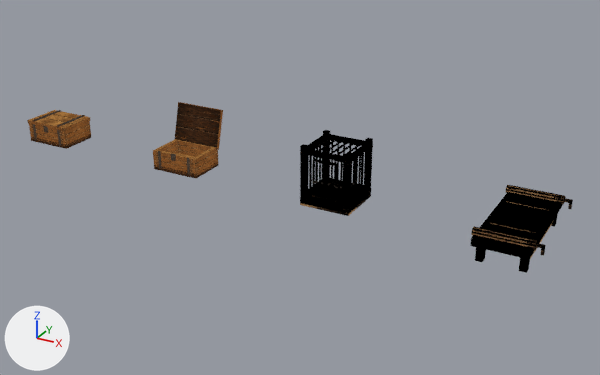
A saved change to the Blender file assets/packs/underkeep/models/underkeep.blend.
Rendered twice from a 50 mm lens placed at (9.56, -9.31, 4.73), pointed at (4.37, 0.12, 0.02). Every picture has the same lights, and +X, +Y and +Z are marked at lower left. The first picture is the older version.

In view in the first picture: 'Underkeep-cage', 'Underkeep-chest-closed', 'Underkeep-chest-open', 'Underkeep-rack'.
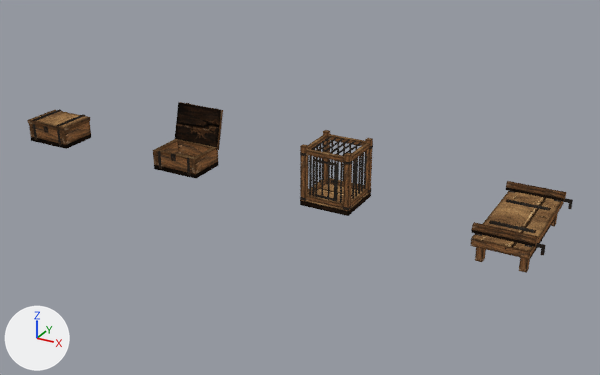
What differs and where, as boxes (x1, y1, x2, y2) in the pictures (600 x 375 px):
'Underkeep-rack', reshaped: before (470, 185, 573, 273); after (470, 181, 573, 273)
'Underkeep-chest-open', surface changed: (153, 102, 223, 178) in both
'Underkeep-chest-closed', surface changed: (27, 110, 91, 149) in both
part 3 of me_underkeep_cage, surface changed (black to brown): (300, 130, 373, 216) in both
part 4 of me_underkeep_rack, added (brown): after (471, 222, 538, 247)
part 5 of me_underkeep_rack, added (brown): after (506, 181, 566, 201)
part 6 of me_underkeep_rack, deleted (brown): before (471, 185, 566, 250)
part 7 of me_underkeep_rack, surface changed (black to brown): (470, 192, 573, 273) in both

Diff of the bpy script that builds the scene:
```diff
--- a/assets/packs/underkeep/models/underkeep.blend.py
+++ b/assets/packs/underkeep/models/underkeep.blend.py
@@ img_underkeep_chest_atlas @@
+img_underkeep_chest_atlas = load_image('Underkeep-chest-atlas', '_unpacked/chest-atlas.png', 512, 512, 'sRGB')
@@ mat_underkeep_chest_closed @@
 mat_underkeep_chest_closed = emission_material('Underkeep-chest-closed')
-mat_underkeep_chest_closed.texture = img_underkeep_chest_closed_atlas
+mat_underkeep_chest_closed.texture = img_underkeep_chest_atlas
@@ mat_underkeep_chest_open @@
 mat_underkeep_chest_open = emission_material('Underkeep-chest-open')
-mat_underkeep_chest_open.texture = img_underkeep_chest_open_atlas
+mat_underkeep_chest_open.texture = img_underkeep_chest_atlas
@@ me_underkeep_chest_closed @@
 # used by ob_underkeep_chest_closed; location = (0.0, 0.0, 0.0)
-me_underkeep_chest_closed.from_pydata(...)  # 128 vertices, 96 faces; spans x -0.39..0.39, y -0.312..0.308, z 0.0..0.368
+me_underkeep_chest_closed.from_pydata(...)  # 128 vertices, 96 faces; spans x -0.39..0.39, y -0.312..0.308, z 0.0..0.376
+# me_underkeep_chest_closed part 1: texture (UV) coordinates of 96 of 96 faces, centred in x -0.39..0.39, y -0.312..0.308, z 0.0..0.368, changed; they spanned u 0.02..0.98, v 0.02..0.98 and now span u 0.01..0.93, v 0.01..0.38
+# edits to the shape of me_underkeep_chest_closed do not show in these pictures
 me_underkeep_chest_closed.materials.append(mat_underkeep_chest_closed)
@@ me_underkeep_chest_open @@
 # used by ob_underkeep_chest_open; location = (2.5, 0.0, 0.0)
-me_underkeep_chest_open.from_pydata(...)  # 128 vertices, 96 faces; spans x -0.39..0.39, y -0.312..0.47, z 0.0..0.842
+me_underkeep_chest_open.from_pydata(...)  # 128 vertices, 96 faces; spans x -0.39..0.39, y -0.312..0.48, z 0.0..0.841
+# me_underkeep_chest_open part 2: texture (UV) coordinates of 96 of 96 faces, centred in x -0.39..0.39, y -0.312..0.463, z 0.0..0.834, changed; they spanned u 0.02..0.98, v 0.02..0.98 and now span u 0.01..0.93, v 0.01..0.38
+# edits to the shape of me_underkeep_chest_open do not show in these pictures
 me_underkeep_chest_open.materials.append(mat_underkeep_chest_open)
@@ me_underkeep_cage @@
 me_underkeep_cage.from_pydata(...)  # 448 vertices, 336 faces; spans x -0.361..0.361, y -0.371..0.361, z 0.0..0.85
 # used by ob_underkeep_cage; location = (5.0, 0.0, 0.0)
+# me_underkeep_cage part 3: texture (UV) coordinates of 336 of 336 faces, centred in x -0.361..0.361, y -0.371..0.361, z 0.0..0.85, changed; they spanned u 0.02..0.98, v 0.02..0.98 and now span u 0.0..0.99, v 0.0..0.22
 me_underkeep_cage.materials.append(mat_underkeep_cage)
@@ me_underkeep_rack @@
 # used by ob_underkeep_rack; location = (7.5, 0.0, 0.0)
-me_underkeep_rack.from_pydata(...)  # 264 vertices, 198 faces; spans x -0.37..0.47, y -0.85..0.85, z 0.0..0.41
+me_underkeep_rack.from_pydata(...)  # 168 vertices, 122 faces; spans x -0.37..0.47, y -0.85..0.85, z 0.0..0.47
+# me_underkeep_rack part 4: a new loose piece, an 8-sided cylinder along x spanning x -0.37..0.37, y -0.76..-0.63, z 0.34..0.47, in mat_underkeep_rack (picture img_underkeep_rack_atlas)
+# me_underkeep_rack part 5: a new loose piece, an 8-sided cylinder along x spanning x -0.37..0.37, y 0.63..0.76, z 0.34..0.47, in mat_underkeep_rack (picture img_underkeep_rack_atlas)
+# me_underkeep_rack part 6: 16 loose pieces with 128 vertices, spanning x -0.37..0.37, y -0.75..0.75, z 0.31..0.41, are deleted
+# me_underkeep_rack part 7: 102 kept faces spanning x -0.34..0.47, y -0.85..0.85, z 0.0..0.4 get new texture (UV) coordinates
 me_underkeep_rack.materials.append(mat_underkeep_rack)
```
